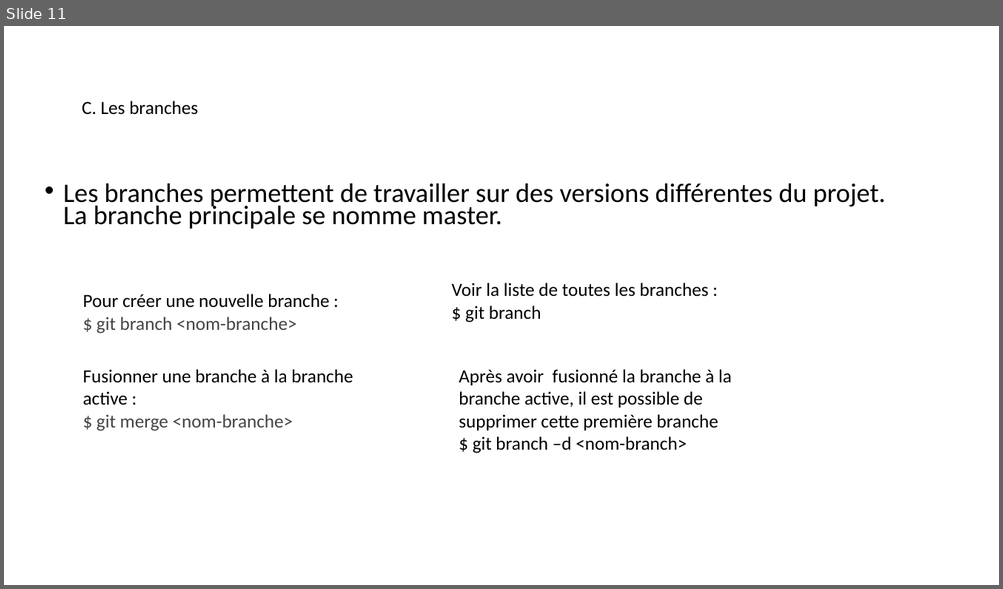
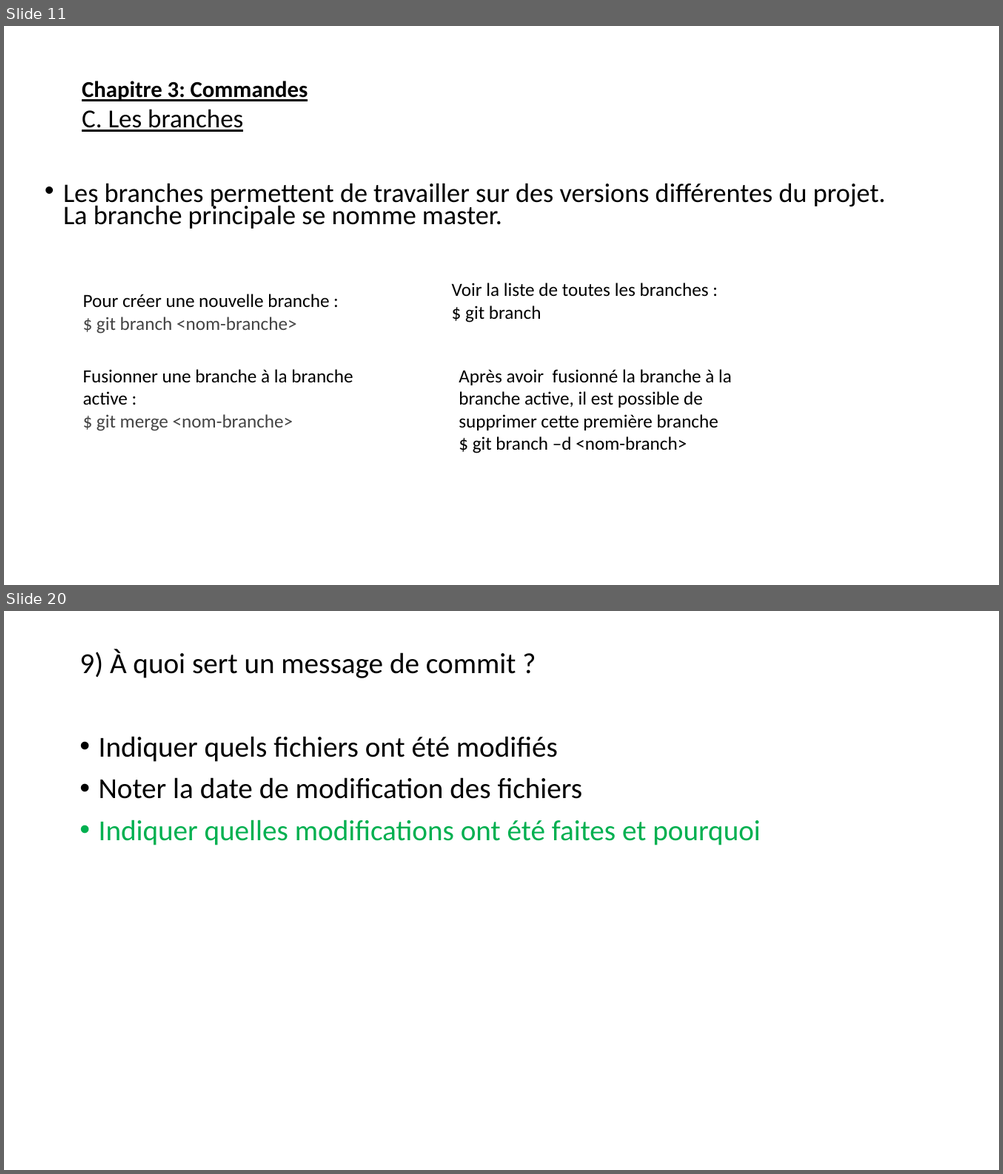
Before and after one commit to emdeo/absolute-knowledge, a slide deck: presentationGit.pptx. Shown one above the other, each under a label of ours: slide 11 before the commit, slides 11 and 20 after it; the slides between them are not shown. The pictures are 1003x589 and 1003x1174 pixels, drawn with LibreOffice and Linux fonts; fonts in the diff are those of the drawing. Boxes give left, top, right and bottom in pixels: in the first picture for what was removed or moved away, otherwise in the second. Text is boxed around its words. In the diff, an @@ line names an element or a change of style, - is before the commit and + after.

```diff
--- a/presentationGit.pptx
+++ b/presentationGit.pptx
@@ slide 20 added at [4, 611, 999, 1170], background #FFFFFF @@
@@ text added at [79, 649, 760, 846], 28 pt, text #000000 @@
+9) À quoi sert un message de commit ?
+• Indiquer quels fichiers ont été modifiés
+• Noter la date de modification des fichiers
+• Indiquer quelles modifications ont été faites et pourquoi
@@ slide 11 changed as well @@
@@ text at [82, 81, 308, 101]: paragraph added @@
+  Chapitre 3: Commandes
@@ text at [82, 109, 243, 132]: size 18 to 25 pt, underline on in "C. Les branches" @@
```
Also in this commit, not shown: 9 other slides changed, 19 other slides added.
